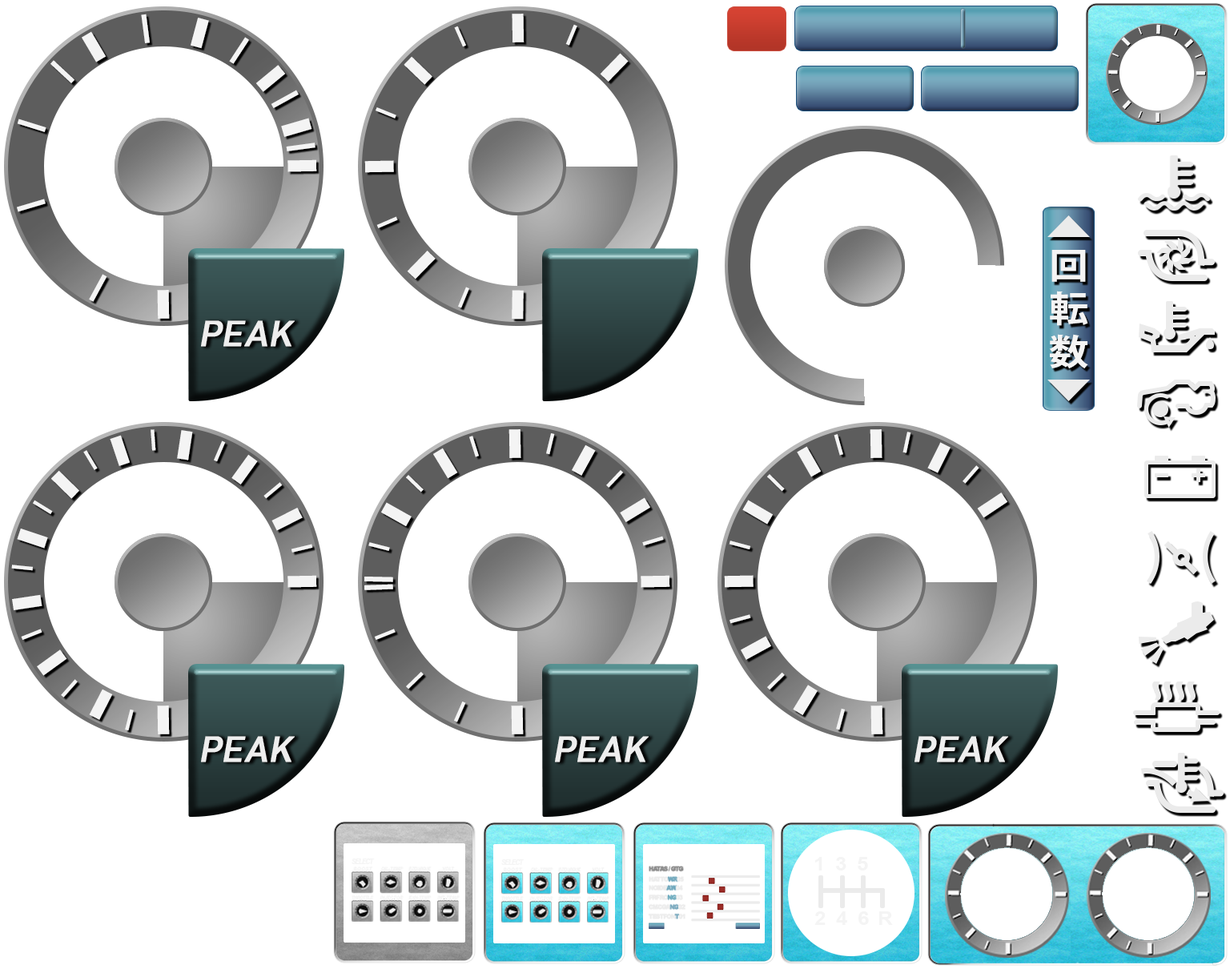
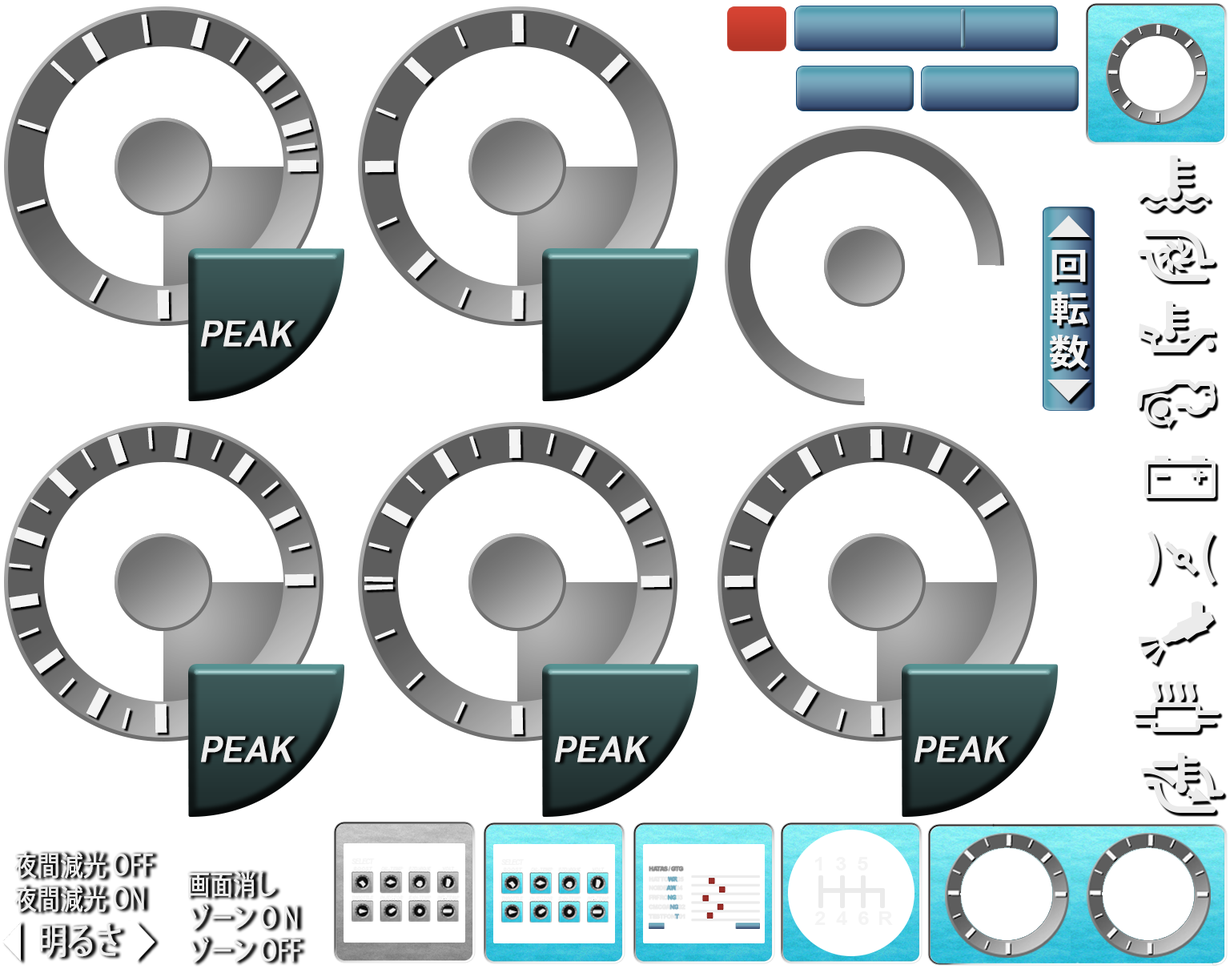
Layered file, before and after one edit (w=1230, h=969). Changes by layer:
added group "Display Text" with 4 layers above "SHIFT UP........NOW" over [2, 851, 302, 966]
added layer "画面消し ゾーン O N ゾーン OFF" in group "Display Text" over [187, 871, 302, 964]
added layer "夜間減光 OFF 夜間減光 ON" in group "Display Text" over [14, 851, 153, 912]
added layer "Shape 1 copy" in group "Display Text" over [2, 920, 161, 965]
added layer "明るさ" in group "Display Text" over [39, 923, 121, 958]
renamed "IIIIIIIIIIIIIIIIIIIII copy" to "IIIIIIIIIIIIIIIIIIIII", painted on it over [8, 427, 318, 735]
